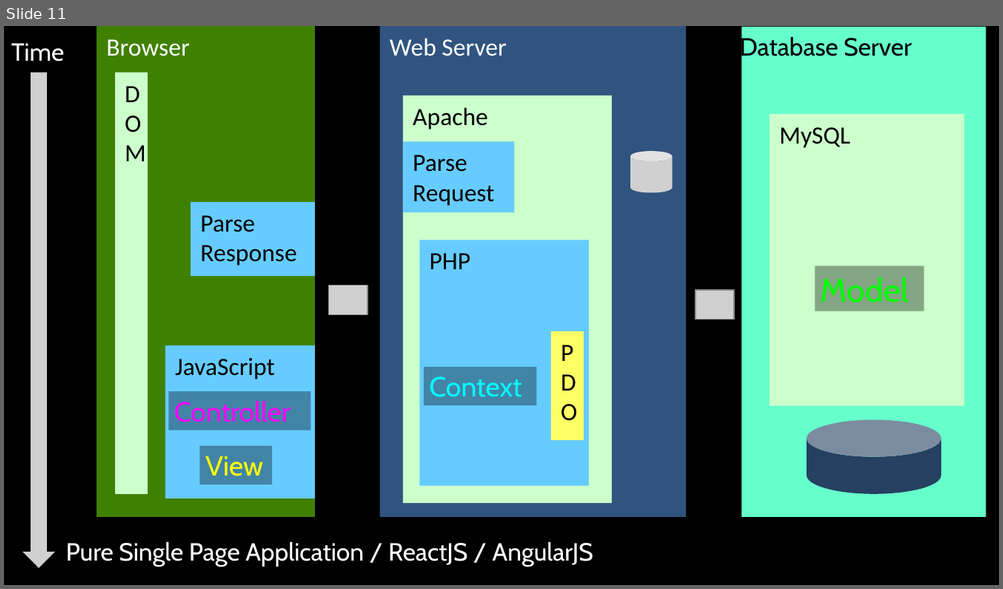
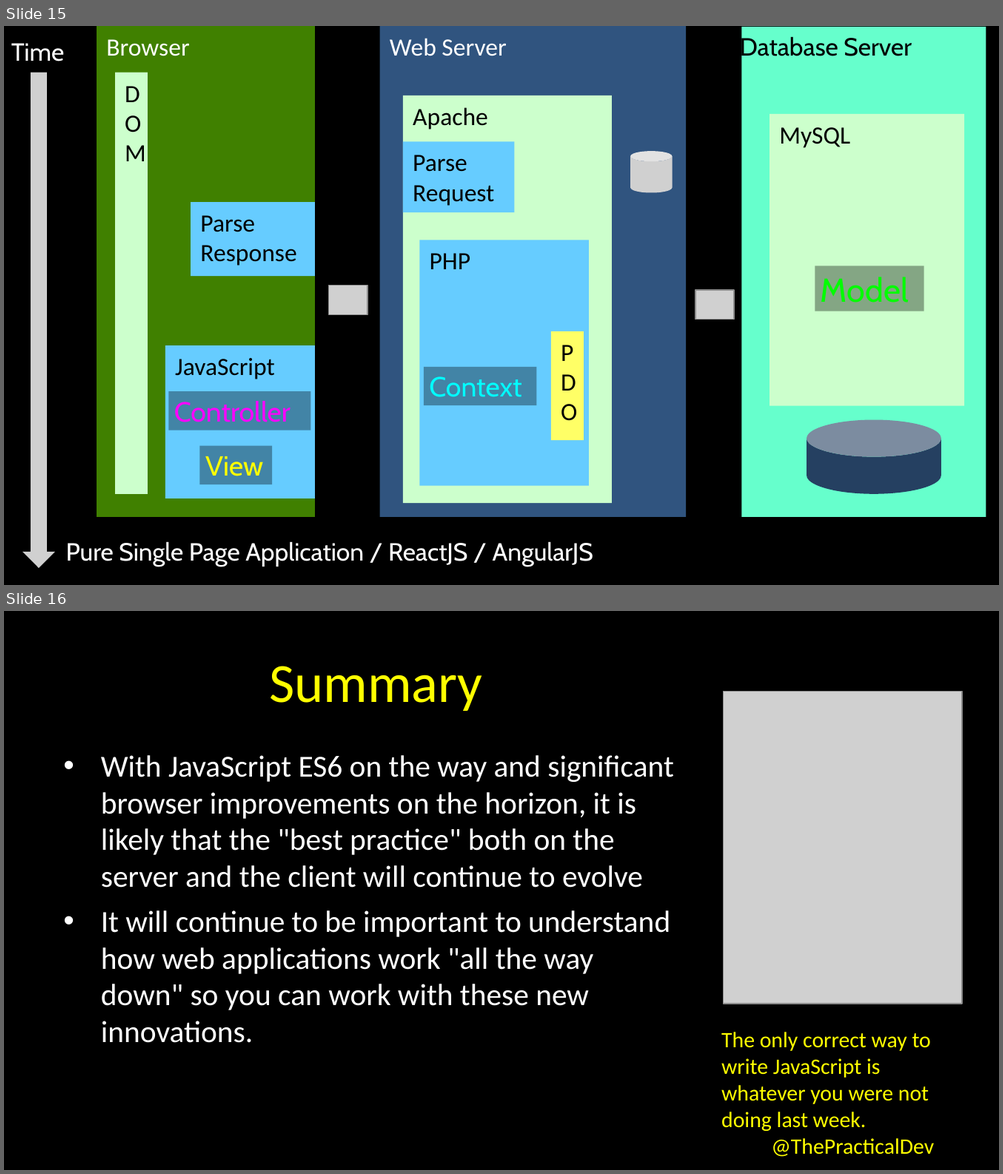
Before and after one commit to csev/wa4e, a slide deck: lectures/JS-05-Handlebars.ppt. Shown one above the other, each under a label of ours: slide 11 before the commit, slides 15 and 16 after it. The pictures are 1003x589 and 1003x1174 pixels, drawn with LibreOffice and Linux fonts; fonts in the diff are those of the drawing; grey boxes stand for pictures. Boxes give left, top, right and bottom in pixels: in the first picture for what was removed or moved away, otherwise in the second. Text is boxed around its words. In the diff, an @@ line names an element or a change of style, - is before the commit and + after.

```diff
--- a/lectures/JS-05-Handlebars.ppt
+++ b/lectures/JS-05-Handlebars.ppt
@@ slide 16 added at [4, 611, 999, 1170], background #000000 @@
@@ title added at [269, 666, 482, 711], 40 pt, text #FFFF00 @@
+Summary
@@ picture added at [723, 692, 962, 1005] @@
@@ text added at [101, 755, 674, 1043], 22.2 pt, text #FFFFFF @@
+• With JavaScript ES6 on the way and significant browser improvements on the horizon, it is likely that the "best practice" both on the server and the client will continue to evolve
+• It will continue to be important to understand how web applications work "all the way down" so you can work with these new innovations.
@@ text added at [721, 1032, 933, 1157], 16 pt, text #FFFF00 @@
+The only correct way to write JavaScript is whatever you were not doing last week.
+@ThePracticalDev
@@ what was slide 11 is now slide 15 @@
```
Also in this commit, not shown: 1 slide changed, 4 other slides added.
